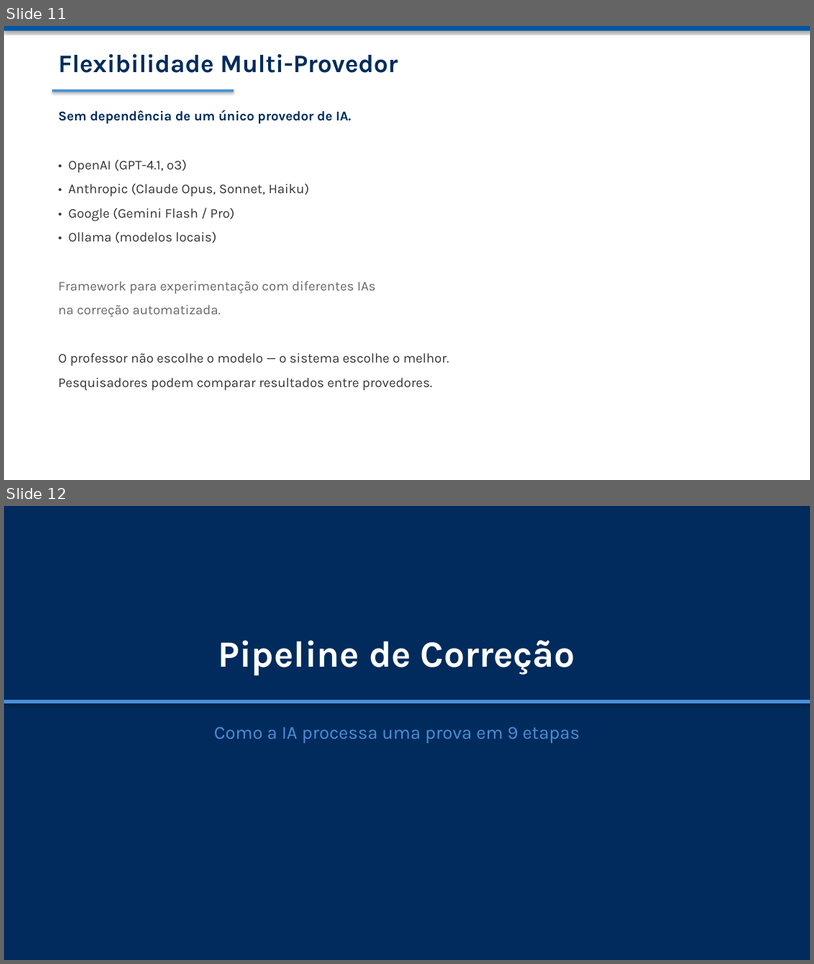
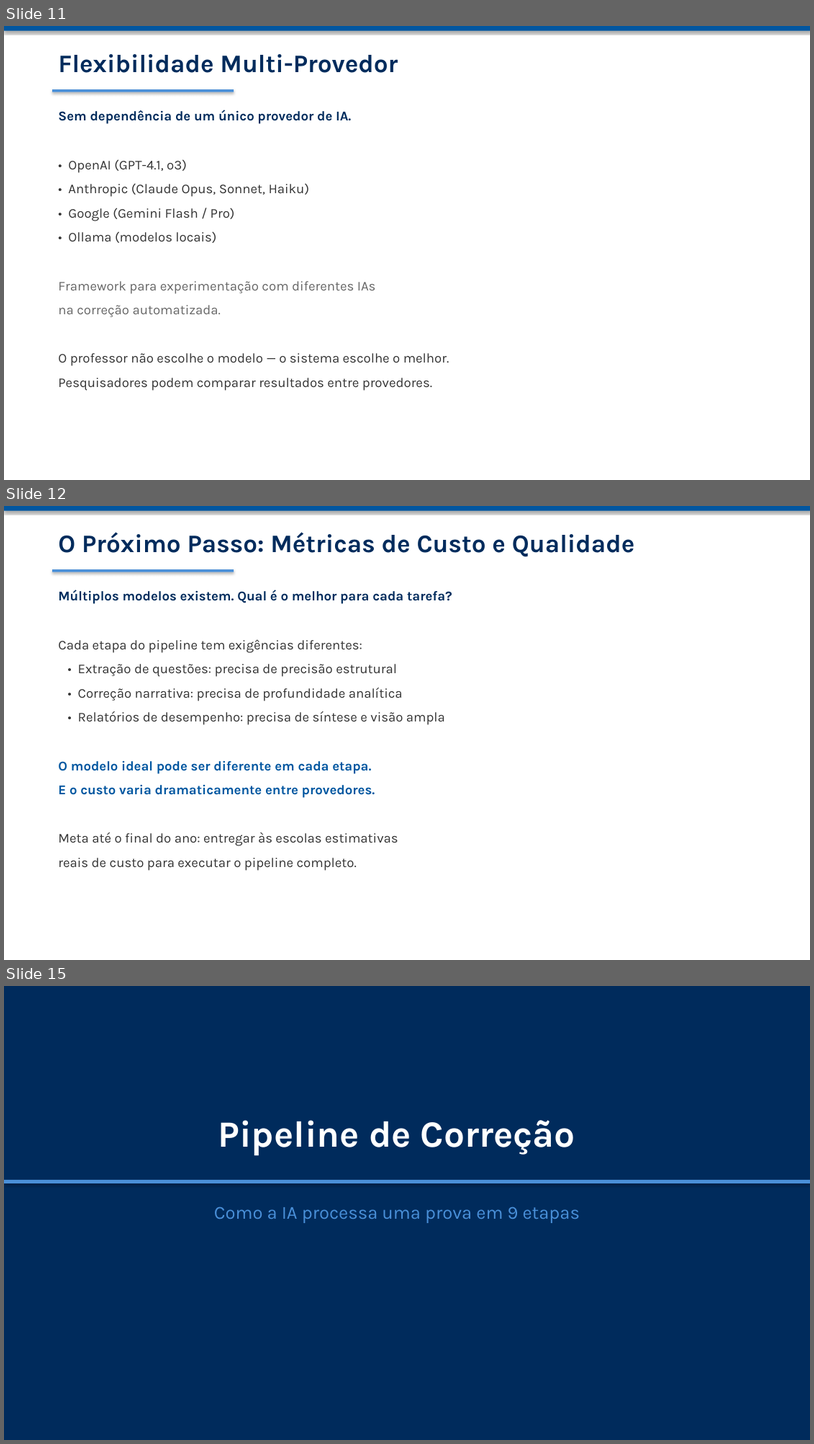
Before and after one commit to OttoBoop/novo-cr-presentation, a slide deck: NOVO_CR_Apresentacao_v3.pptx. Shown one above the other, each under a label of ours: slides 11 and 12 before the commit, slides 11, 12 and 15 after it; the slides between them are not shown. The pictures are 814x964 and 814x1444 pixels, drawn with LibreOffice and Linux fonts; fonts in the diff are those of the drawing. Boxes give left, top, right and bottom in pixels: in the first picture for what was removed or moved away, otherwise in the second. Text is boxed around its words. In the diff, an @@ line names an element or a change of style, - is before the commit and + after.

```diff
--- a/NOVO_CR_Apresentacao_v3.pptx
+++ b/NOVO_CR_Apresentacao_v3.pptx
@@ slide 12 added at bbox=[4, 506, 810, 960], background #FFFFFF @@
@@ rectangle added at bbox=[4, 506, 810, 511], fill #0056A0 @@
@@ text added at bbox=[58, 532, 635, 557], 30 pt, text #002B5C, bold @@
+O Próximo Passo: Métricas de Custo e Qualidade
@@ rectangle added at bbox=[52, 569, 234, 572], fill #4A90D9 @@
@@ text added at bbox=[58, 590, 453, 870], 16 pt, text #333333 @@
+Múltiplos modelos existem. Qual é o melhor para cada tarefa?
+Cada etapa do pipeline tem exigências diferentes:
+• Extração de questões: precisa de precisão estrutural
+• Correção narrativa: precisa de profundidade analítica
+• Relatórios de desempenho: precisa de síntese e visão ampla
+O modelo ideal pode ser diferente em cada etapa.
+E o custo varia dramaticamente entre provedores.
+Meta até o final do ano: entregar às escolas estimativas
+reais de custo para executar o pipeline completo.
@@ what was slide 12 is now slide 15 @@
```
Also in this commit, not shown: 1 slide changed, 3 other slides added, 2 other files.
